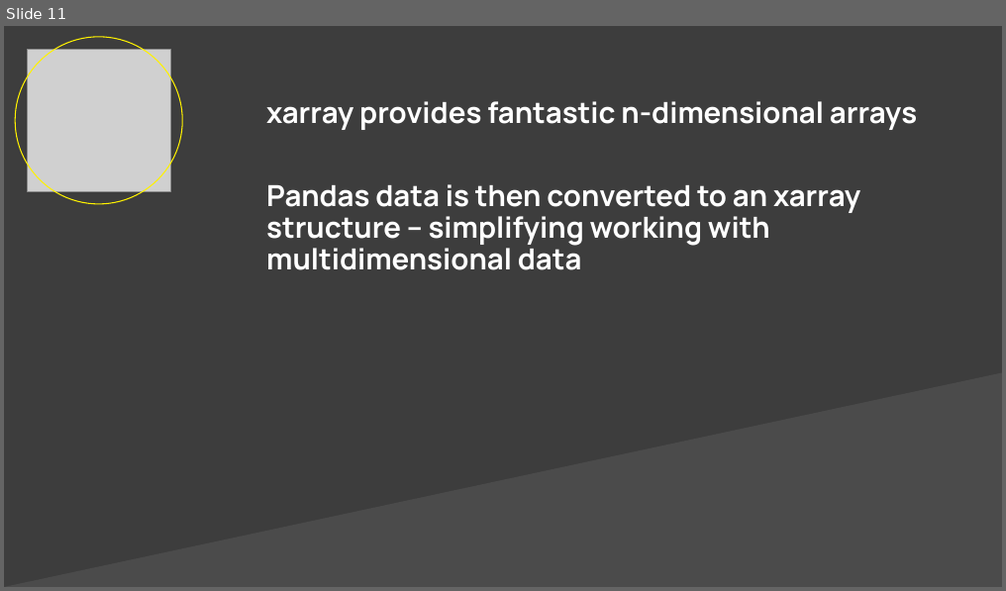
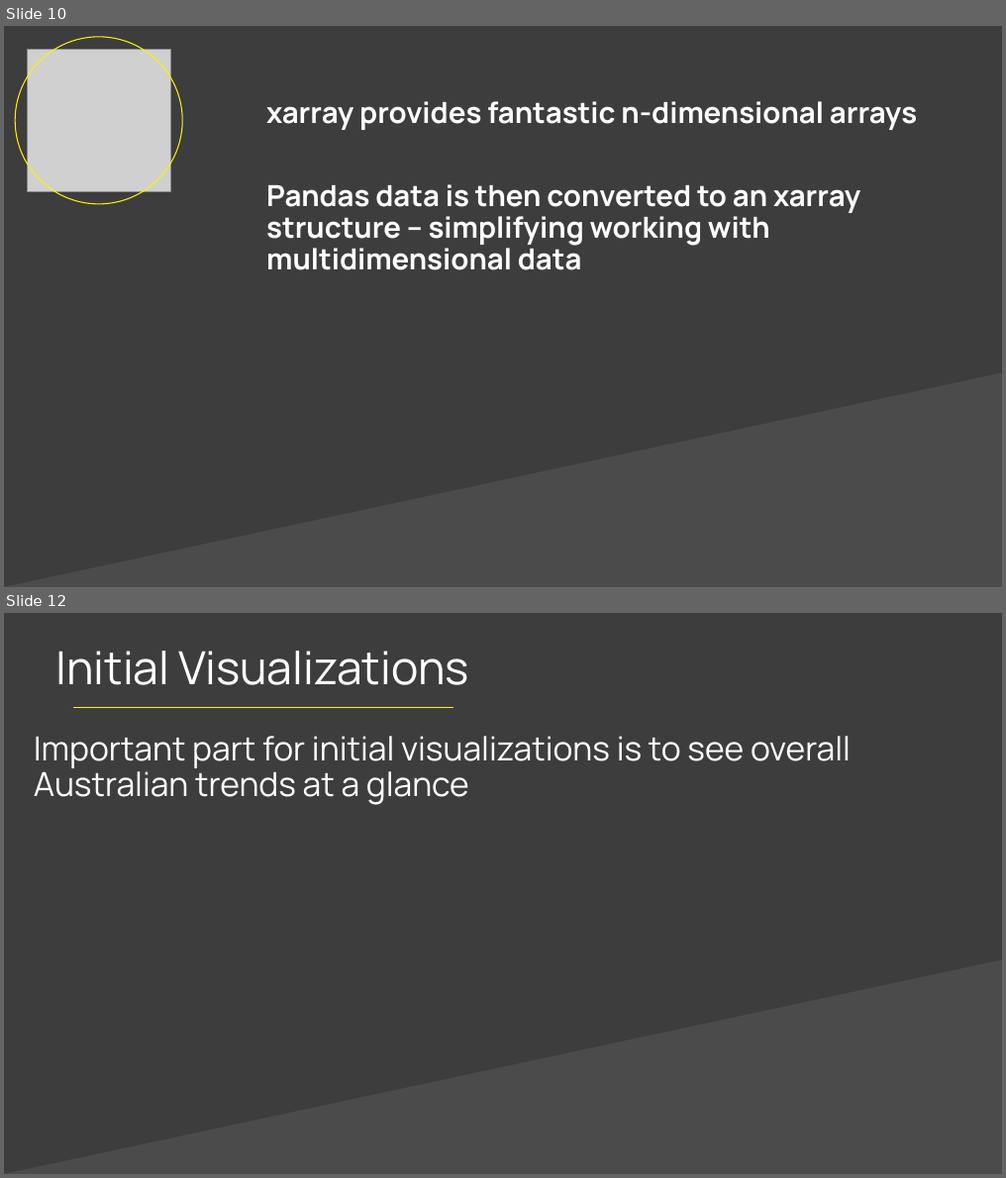
Before and after one commit to rafraser/COSC3000, a slide deck: Visualization/Project Presentation.pptx. Shown one above the other, each under a label of ours: slide 11 before the commit, slides 10 and 12 after it; the slides between them are not shown. The pictures are 1006x591 and 1006x1178 pixels, drawn with LibreOffice and Linux fonts; fonts in the diff are those of the drawing; grey boxes stand for pictures; background and template pictures are left out. Boxes give left, top, right and bottom in pixels: in the first picture for what was removed or moved away, otherwise in the second. Text is boxed around its words. In the diff, an @@ line names an element or a change of style, - is before the commit and + after.

```diff
--- a/Visualization/Project Presentation.pptx
+++ b/Visualization/Project Presentation.pptx
@@ slide 12 added at (4,613,1002,1174), background #3D3D3D; not listed: 1 template element that a slide beside it also shows @@
@@ text added at (56,651,470,685), 44 pt, text #FFFFFF @@
+Initial Visualizations
@@ line added from (453, 707) to (73, 707), #FFF200 1.5 pt @@
@@ text added at (34,736,850,805), 32 pt, text #FFFFFF @@
+Important part for initial visualizations is to see overall Australian trends at a glance
@@ what was slide 11 is now slide 10 @@
```
Also in this commit, not shown: 5 other slides added, 1 slide removed, 1 other file.
